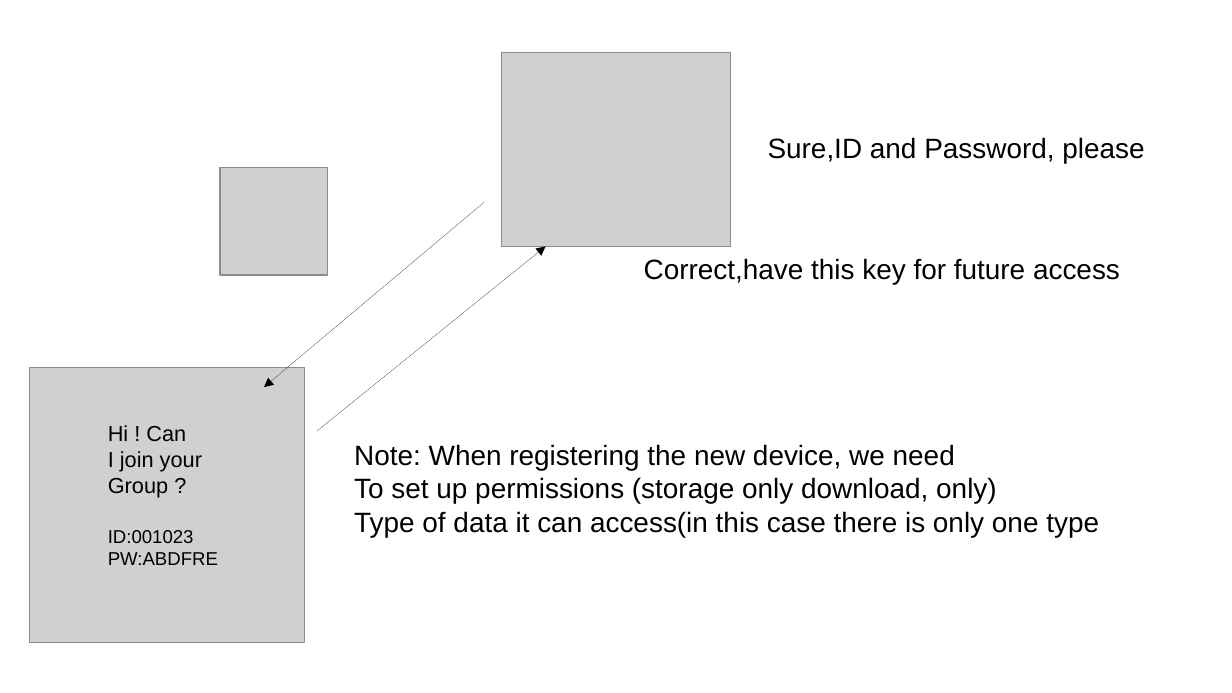
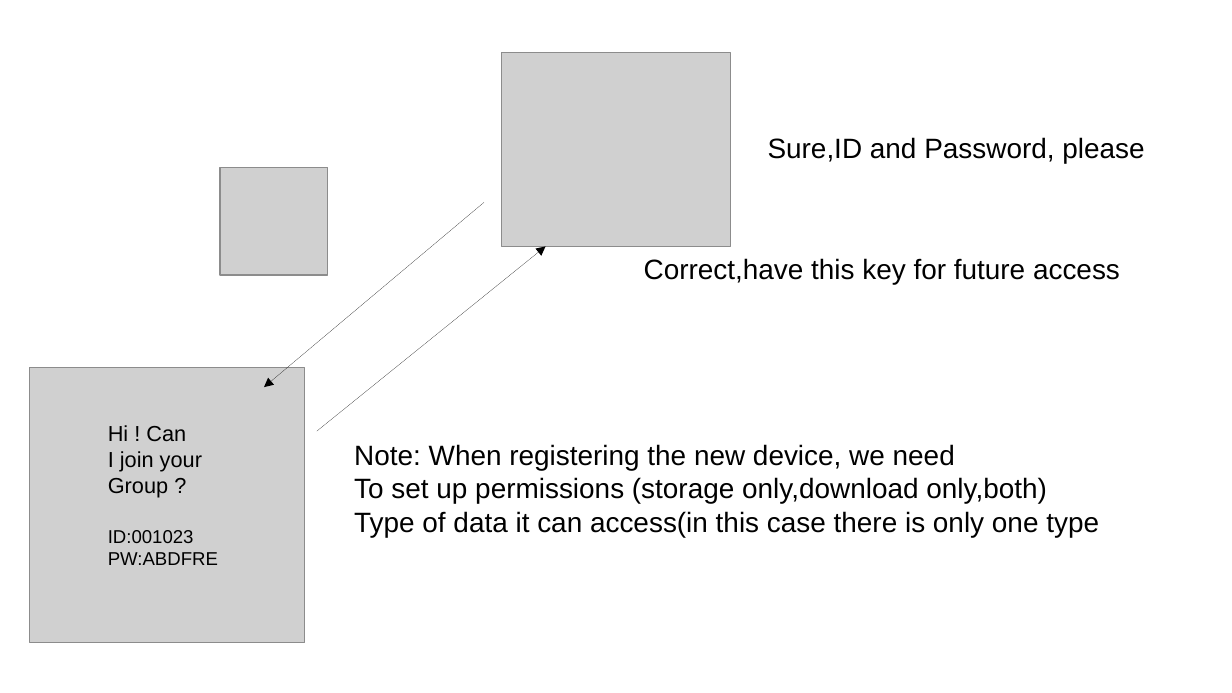
Before and after one commit to ZordoC/April_2019-Energy_Consumption, a slide deck: slide 19 of Info/BusinessProposal.odp (slide 10 before the commit). Drawn at 1232x693 pixels with LibreOffice and Linux fonts; fonts in the diff are those of the drawing; grey boxes stand for pictures; background and template pictures are left out. Boxes give left, top, right and bottom in pixels: in the first picture for what was removed or moved away, otherwise in the second. Text is boxed around its words. In the diff, an @@ line names an element or a change of style, - is before the commit and + after.

```diff
--- a/Info/BusinessProposal.odp
+++ b/Info/BusinessProposal.odp
@@ text at bbox=[354, 477, 1047, 503]: text changed @@
-To set up permissions (storage only download, only)
+To set up permissions (storage only,download only,both)
```
Also in this commit, not shown: 5 other slides changed, 12 slides added, 8 slides removed, 8 other files.
